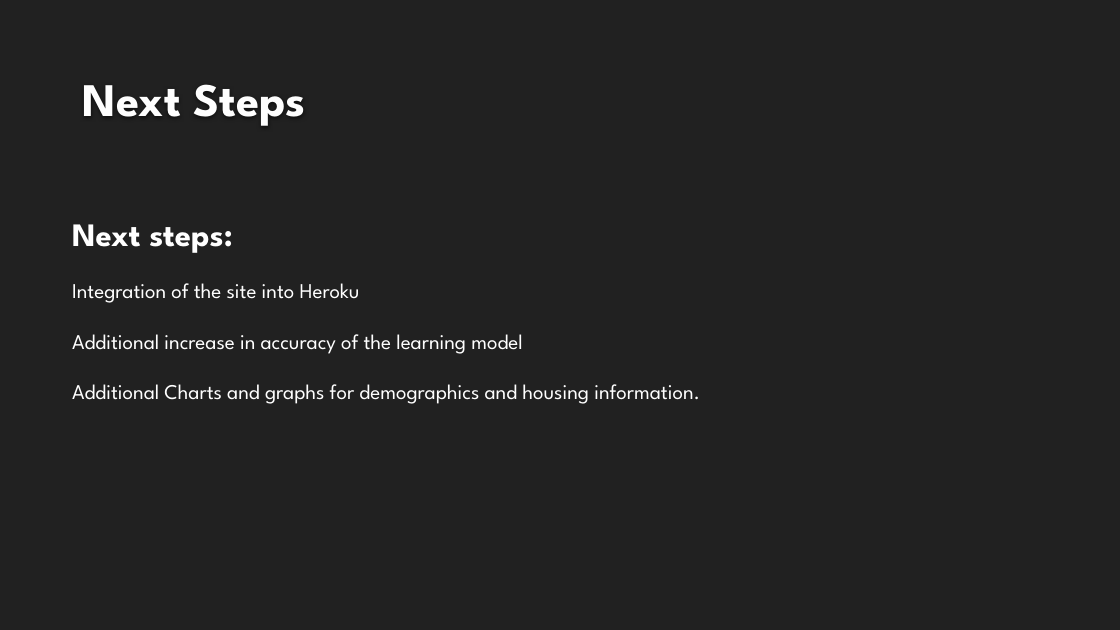
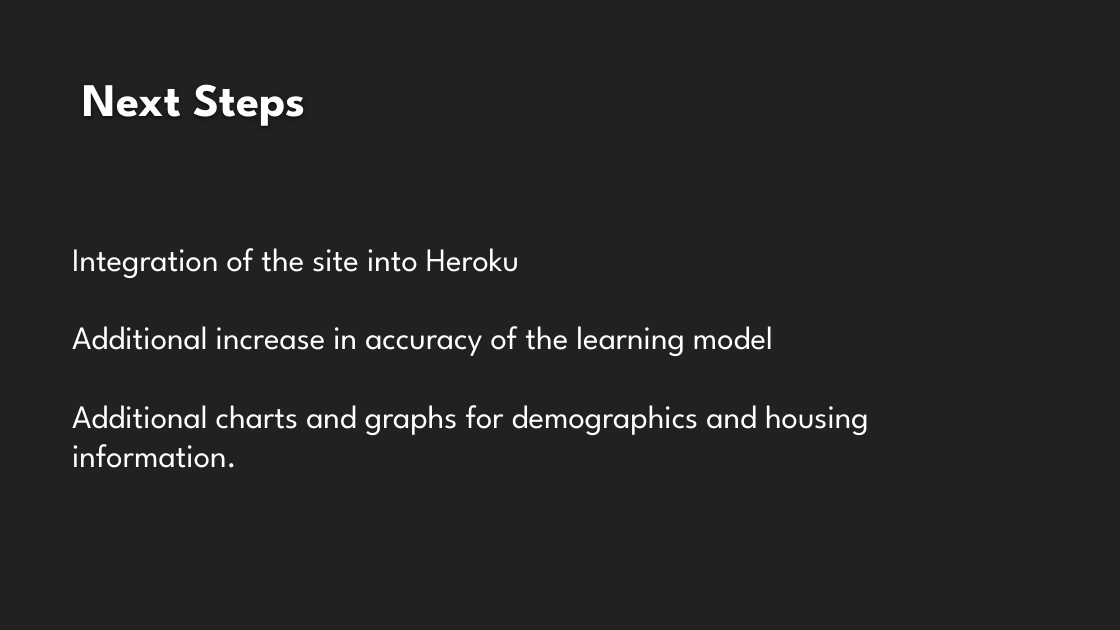
Before and after one commit to bpaynich/ZipML, a slide deck: slide 6 of Machine learning Zip code finder.pptx (slide 5 before the commit). Drawn at 1120x630 pixels with LibreOffice and Linux fonts; fonts in the diff are those of the drawing; background and template pictures are left out. Boxes give left, top, right and bottom in pixels: in the first picture for what was removed or moved away, otherwise in the second. Text is boxed around its words. In the diff, an @@ line names an element or a change of style, - is before the commit and + after.

```diff
--- a/Machine learning Zip code finder.pptx
+++ b/Machine learning Zip code finder.pptx
@@ text at (72,224,232,253): paragraph removed @@
-Next steps:
@@ text at (72,248,773,356): size 18 to 28 pt in "Integration of the site into Heroku", "Additional increase in accuracy of the learning ..." @@
@@ text at (72,405,869,468): text changed; size 18 to 28 pt @@
-Additional Charts and graphs for demographics and housing information.
+Additional charts and graphs for demographics and housing information.
```
Also in this commit, not shown: 4 other slides changed, 1 slide added.
